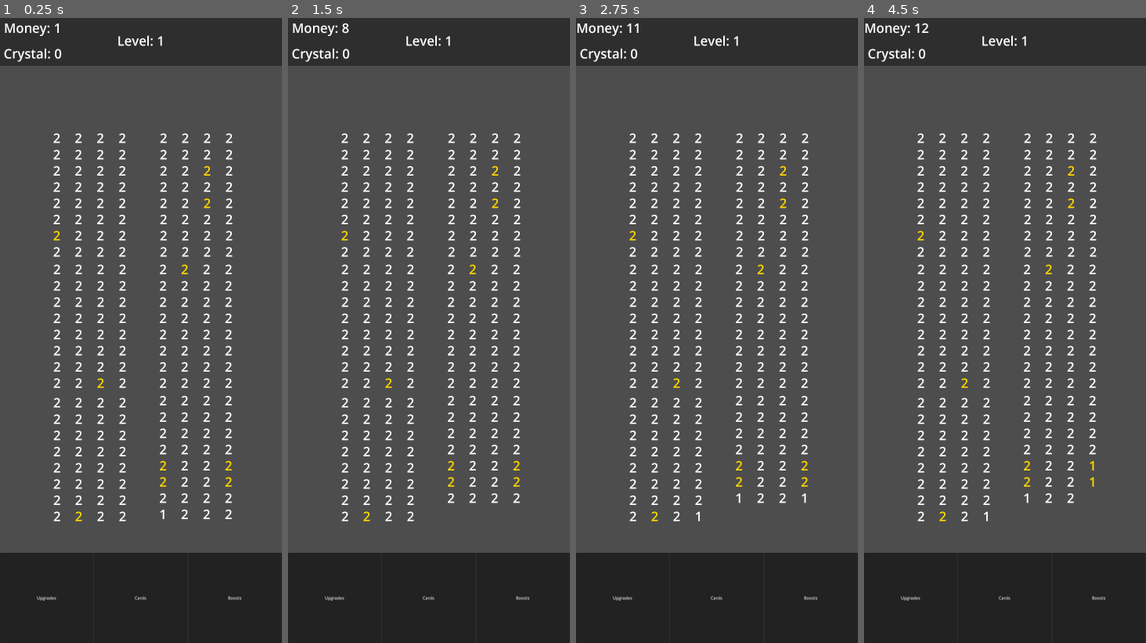
Above: before the commit, frames 1-4 (left to right).
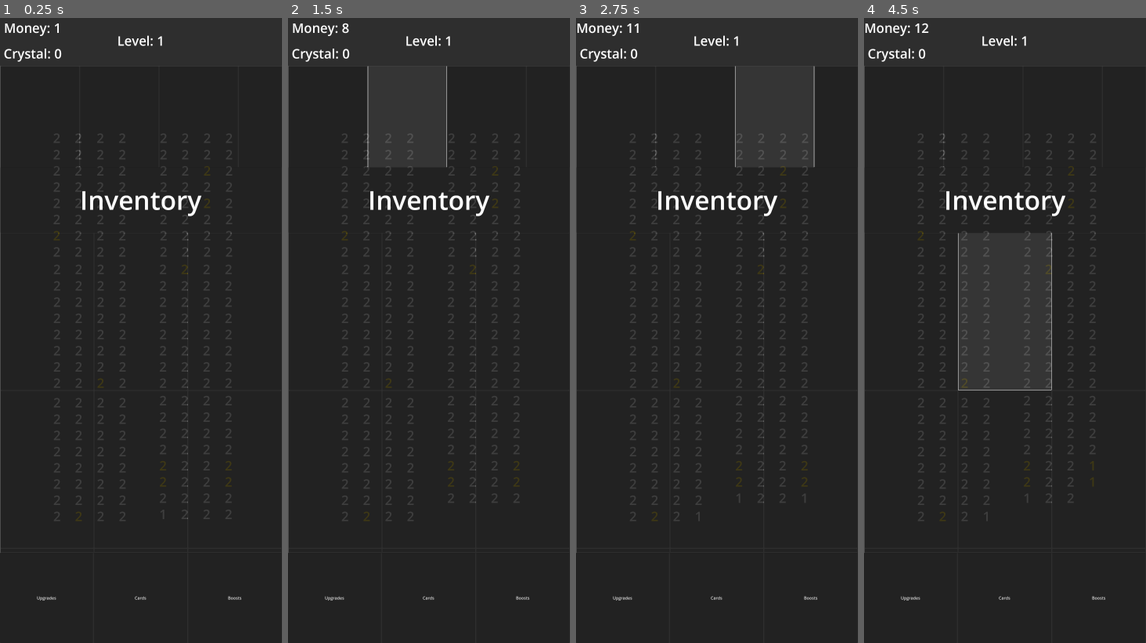
Above: after the commit, the same moments.

Repository: bondhusjude/IdleBrickGame
Game: Godot game, scene res://Scenes/main.tscn
Same seed, same stepped clock (60 frames per second), same inputs: the game is played once before the commit and once after it. The engine's default icon, where the game draws it, is replaced by a stand-in: a white triangle on a blue panel in a dark square.
Inputs (mouse positions are in pixels of both pictures, inside the frame that each line leads up to):
- Up to frame 1 (0.25 s): no input
- Up to frame 2 (1.5 s): click (327, 118) at 0.52 s; click (406, 118) at 1.27 s
- Up to frame 3 (2.75 s): click (773, 118) at 2.02 s
- Up to frame 4 (4.5 s): click (1143, 118) at 2.77 s; click (911, 311) at 3.52 s; click (1005, 311) at 4.27 s

The runs differ from the first frame. In frame 1, 78% of the frame differs, in the area x 0-100%, y 7-86%; in frame 2, 73%; in frame 3, 73%; in frame 4, 70%.

Commit message:
Finished Boosts and they work properly now, started work on cards so they can work

Diff:
--- a/Ball/ball_base.gd
+++ b/Ball/ball_base.gd
@@ -6,6 +6,18 @@
 @export var ballTexture: Texture2D
 @export var doubleDamage: bool
 @export var doubleSpeed: bool
+
+func setDoubleDamage(i: bool):
+	doubleDamage = i
+
+func getDoubleDamage() -> bool:
+	return doubleDamage
+
+func setDoubleSpeed(i: bool):
+	doubleSpeed = i
+
+func getDoubleSpeed() -> bool:
+	return doubleSpeed
 
 func setDamage(i: int):
 	damage = i
--- a/Scenes/main.tscn
+++ b/Scenes/main.tscn
@@ -9,6 +9,7 @@
 [ext_resource type="Resource" uid="uid://c5ktt6m1yrjxt" path="res://GameManager/MainMan/GameManager.tres" id="4_f61w4"]
 [ext_resource type="Script" path="res://UI/upgrades.gd" id="4_q33mv"]
 [ext_resource type="Resource" uid="uid://h8d7m1c7ycpr" path="res://Ball/BasicBall/basicBall.tres" id="5_6yf3o"]
+[ext_resource type="Script" path="res://UI/cards.gd" id="8_8icbw"]
 [ext_resource type="Script" path="res://UI/boosts.gd" id="8_dvf2u"]
 
 [sub_resource type="LabelSettings" id="LabelSettings_tfvwg"]
@@ -191,7 +192,6 @@
 text = "DoubleCash"
 
 [node name="ExtraMenu" type="Control" parent="FullScreen"]
-visible = false
 layout_mode = 1
 anchor_top = 0.5
 anchor_right = 1.0
@@ -579,7 +579,6 @@
 vertical_alignment = 1
 
 [node name="Cards" type="Panel" parent="FullScreen/ExtraMenu"]
-visible = false
 layout_mode = 2
 anchor_top = -1.174
 anchor_right = 1.003
@@ -589,6 +588,7 @@
 offset_right = -0.237061
 size_flags_horizontal = 3
 size_flags_vertical = 3
+script = ExtResource("8_8icbw")
 
 [node name="ActiveCards" type="ScrollContainer" parent="FullScreen/ExtraMenu/Cards"]
 layout_mode = 1
@@ -605,13 +605,13 @@
 size_flags_horizontal = 3
 size_flags_vertical = 3
 
-[node name="Button" type="Button" parent="FullScreen/ExtraMenu/Cards/ActiveCards/HBoxContainer"]
+[node name="ActiveButton" type="Button" parent="FullScreen/ExtraMenu/Cards/ActiveCards/HBoxContainer"]
 custom_minimum_size = Vector2(300, 0)
 layout_mode = 2
 size_flags_vertical = 3
 mouse_filter = 1
 
-[node name="TextureRect" type="TextureRect" parent="FullScreen/ExtraMenu/Cards/ActiveCards/HBoxContainer/Button"]
+[node name="TextureRect" type="TextureRect" parent="FullScreen/ExtraMenu/Cards/ActiveCards/HBoxContainer/ActiveButton"]
 layout_mode = 1
 anchors_preset = 15
 anchor_right = 1.0
@@ -619,13 +619,13 @@
 grow_horizontal = 2
 grow_vertical = 2
 
-[node name="Button2" type="Button" parent="FullScreen/ExtraMenu/Cards/ActiveCards/HBoxContainer"]
+[node name="ActiveButton2" type="Button" parent="FullScreen/ExtraMenu/Cards/ActiveCards/HBoxContainer"]
 custom_minimum_size = Vector2(300, 0)
 layout_mode = 2
 size_flags_vertical = 3
 mouse_filter = 1
 
-[node name="TextureRect" type="TextureRect" parent="FullScreen/ExtraMenu/Cards/ActiveCards/HBoxContainer/Button2"]
+[node name="TextureRect" type="TextureRect" parent="FullScreen/ExtraMenu/Cards/ActiveCards/HBoxContainer/ActiveButton2"]
 layout_mode = 1
 anchors_preset = 15
 anchor_right = 1.0
@@ -633,13 +633,13 @@
 grow_horizontal = 2
 grow_vertical = 2
 
-[node name="Button3" type="Button" parent="FullScreen/ExtraMenu/Cards/ActiveCards/HBoxContainer"]
+[node name="ActiveButton3" type="Button" parent="FullScreen/ExtraMenu/Cards/ActiveCards/HBoxContainer"]
 custom_minimum_size = Vector2(300, 0)
 layout_mode = 2
 size_flags_vertical = 3
 mouse_filter = 1
 
-[node name="TextureRect" type="TextureRect" parent="FullScreen/ExtraMenu/Cards/ActiveCards/HBoxContainer/Button3"]
+[node name="TextureRect" type="TextureRect" parent="FullScreen/ExtraMenu/Cards/ActiveCards/HBoxContainer/ActiveButton3"]
 layout_mode = 1
 anchors_preset = 15
 anchor_right = 1.0
@@ -647,13 +647,13 @@
 grow_horizontal = 2
 grow_vertical = 2
 
-[node name="Button4" type="Button" parent="FullScreen/ExtraMenu/Cards/ActiveCards/HBoxContainer"]
+[node name="ActiveButton4" type="Button" parent="FullScreen/ExtraMenu/Cards/ActiveCards/HBoxContainer"]
 custom_minimum_size = Vector2(300, 0)
 layout_mode = 2
 size_flags_vertical = 3
 mouse_filter = 1
 
-[node name="TextureRect" type="TextureRect" parent="FullScreen/ExtraMenu/Cards/ActiveCards/HBoxContainer/Button4"]
+[node name="TextureRect" type="TextureRect" parent="FullScreen/ExtraMenu/Cards/ActiveCards/HBoxContainer/ActiveButton4"]
 layout_mode = 1
 anchors_preset = 15
 anchor_right = 1.0
@@ -661,13 +661,13 @@
 grow_horizontal = 2
 grow_vertical = 2
 
-[node name="Button5" type="Button" parent="FullScreen/ExtraMenu/Cards/ActiveCards/HBoxContainer"]
+[node name="ActiveButton5" type="Button" parent="FullScreen/ExtraMenu/Cards/ActiveCards/HBoxContainer"]
 custom_minimum_size = Vector2(300, 0)
 layout_mode = 2
 size_flags_vertical = 3
 mouse_filter = 1
 
-[node name="TextureRect" type="TextureRect" parent="FullScreen/ExtraMenu/Cards/ActiveCards/HBoxContainer/Button5"]
+[node name="TextureRect" type="TextureRect" parent="FullScreen/ExtraMenu/Cards/ActiveCards/HBoxContainer/ActiveButton5"]
 layout_mode = 1
 anchors_preset = 15
 anchor_right = 1.0
@@ -675,13 +675,13 @@
 grow_horizontal = 2
 grow_vertical = 2
 
-[node name="Button6" type="Button" parent="FullScreen/ExtraMenu/Cards/ActiveCards/HBoxContainer"]
+[node name="ActiveButton6" type="Button" parent="FullScreen/ExtraMenu/Cards/ActiveCards/HBoxContainer"]
 custom_minimum_size = Vector2(300, 0)
 layout_mode = 2
 size_flags_vertical = 3
 mouse_filter = 1
 
-[node name="TextureRect" type="TextureRect" parent="FullScreen/ExtraMenu/Cards/ActiveCards/HBoxContainer/Button6"]
+[node name="TextureRect" type="TextureRect" parent="FullScreen/ExtraMenu/Cards/ActiveCards/HBoxContainer/ActiveButton6"]
 layout_mode = 1
 anchors_preset = 15
 anchor_right = 1.0
@@ -734,17 +734,17 @@
 layout_mode = 2
 size_flags_vertical = 3
 
-[node name="Button" type="Button" parent="FullScreen/ExtraMenu/Cards/CardsAvailable/VBoxContainer/HBoxContainer"]
-layout_mode = 2
-size_flags_horizontal = 3
-mouse_filter = 1
-
-[node name="Button2" type="Button" parent="FullScreen/ExtraMenu/Cards/CardsAvailable/VBoxContainer/HBoxContainer"]
-layout_mode = 2
-size_flags_horizontal = 3
-mouse_filter = 1
-
-[node name="Button3" type="Button" parent="FullScreen/ExtraMenu/Cards/CardsAvailable/VBoxContainer/HBoxContainer"]
+[node name="BallSpeed" type="Button" parent="FullScreen/ExtraMenu/Cards/CardsAvailable/VBoxContainer/HBoxContainer"]
+layout_mode = 2
+size_flags_horizontal = 3
+mouse_filter = 1
+
+[node name="BallPower" type="Button" parent="FullScreen/ExtraMenu/Cards/CardsAvailable/VBoxContainer/HBoxContainer"]
+layout_mode = 2
+size_flags_horizontal = 3
+mouse_filter = 1
+
+[node name="BrickCash" type="Button" parent="FullScreen/ExtraMenu/Cards/CardsAvailable/VBoxContainer/HBoxContainer"]
 layout_mode = 2
 size_flags_horizontal = 3
 mouse_filter = 1
@@ -754,17 +754,17 @@
 layout_mode = 2
 size_flags_vertical = 3
 
-[node name="Button" type="Button" parent="FullScreen/ExtraMenu/Cards/CardsAvailable/VBoxContainer/HBoxContainer2"]
-layout_mode = 2
-size_flags_horizontal = 3
-mouse_filter = 1
-
-[node name="Button2" type="Button" parent="FullScreen/ExtraMenu/Cards/CardsAvailable/VBoxContainer/HBoxContainer2"]
-layout_mode = 2
-size_flags_horizontal = 3
-mouse_filter = 1
-
-[node name="Button3" type="Button" parent="FullScreen/ExtraMenu/Cards/CardsAvailable/VBoxContainer/HBoxContainer2"]
+[node name="StageBonus" type="Button" parent="FullScreen/ExtraMenu/Cards/CardsAvailable/VBoxContainer/HBoxContainer2"]
+layout_mode = 2
+size_flags_horizontal = 3
+mouse_filter = 1
+
+[node name="MaxBalls" type="Button" parent="FullScreen/ExtraMenu/Cards/CardsAvailable/VBoxContainer/HBoxContainer2"]
+layout_mode = 2
+size_flags_horizontal = 3
+mouse_filter = 1
+
+[node name="StageSkip" type="Button" parent="FullScreen/ExtraMenu/Cards/CardsAvailable/VBoxContainer/HBoxContainer2"]
 layout_mode = 2
 size_flags_horizontal = 3
 mouse_filter = 1
@@ -774,17 +774,17 @@
 layout_mode = 2
 size_flags_vertical = 3
 
-[node name="Button" type="Button" parent="FullScreen/ExtraMenu/Cards/CardsAvailable/VBoxContainer/HBoxContainer3"]
-layout_mode = 2
-size_flags_horizontal = 3
-mouse_filter = 1
-
-[node name="Button2" type="Button" parent="FullScreen/ExtraMenu/Cards/CardsAvailable/VBoxContainer/HBoxContainer3"]
-layout_mode = 2
-size_flags_horizontal = 3
-mouse_filter = 1
-
-[node name="Button3" type="Button" parent="FullScreen/ExtraMenu/Cards/CardsAvailable/VBoxContainer/HBoxContainer3"]
+[node name="GoldBrickChance" type="Button" parent="FullScreen/ExtraMenu/Cards/CardsAvailable/VBoxContainer/HBoxContainer3"]
+layout_mode = 2
+size_flags_horizontal = 3
+mouse_filter = 1
+
+[node name="GoldBrickBonus" type="Button" parent="FullScreen/ExtraMenu/Cards/CardsAvailable/VBoxContainer/HBoxContainer3"]
+layout_mode = 2
+size_flags_horizontal = 3
+mouse_filter = 1
+
+[node name="Laser" type="Button" parent="FullScreen/ExtraMenu/Cards/CardsAvailable/VBoxContainer/HBoxContainer3"]
 layout_mode = 2
 size_flags_horizontal = 3
 mouse_filter = 1
@@ -866,6 +866,15 @@
 [connection signal="pressed" from="FullScreen/ExtraMenu/Upgrades/Upgrades/VBoxContainer/BasicBall/plusBall" to="FullScreen/ExtraMenu/Upgrades/Upgrades/VBoxContainer/BasicBall" method="_on_plus_ball_pressed"]
 [connection signal="pressed" from="FullScreen/ExtraMenu/Upgrades/Upgrades/VBoxContainer/BasicBall/Power" to="FullScreen/ExtraMenu/Upgrades/Upgrades/VBoxContainer/BasicBall" method="_on_power_pressed"]
 [connection signal="pressed" from="FullScreen/ExtraMenu/Upgrades/Upgrades/VBoxContainer/BasicBall/Speed" to="FullScreen/ExtraMenu/Upgrades/Upgrades/VBoxContainer/BasicBall" method="_on_speed_pressed"]
+[connection signal="pressed" from="FullScreen/ExtraMenu/Cards/CardsAvailable/VBoxContainer/HBoxContainer/BallSpeed" to="FullScreen/ExtraMenu/Cards" method="_on_ball_speed_pressed"]
+[connection signal="pressed" from="FullScreen/ExtraMenu/Cards/CardsAvailable/VBoxContainer/HBoxContainer/BallPower" to="FullScreen/ExtraMenu/Cards" method="_on_ball_power_pressed"]
+[connection signal="pressed" from="FullScreen/ExtraMenu/Cards/CardsAvailable/VBoxContainer/HBoxContainer/BrickCash" to="FullScreen/ExtraMenu/Cards" method="_on_brick_cash_pressed"]
+[connection signal="pressed" from="FullScreen/ExtraMenu/Cards/CardsAvailable/VBoxContainer/HBoxContainer2/StageBonus" to="FullScreen/ExtraMenu/Cards" method="_on_stage_bonus_pressed"]
+[connection signal="pressed" from="FullScreen/ExtraMenu/Cards/CardsAvailable/VBoxContainer/HBoxContainer2/MaxBalls" to="FullScreen/ExtraMenu/Cards" method="_on_max_balls_pressed"]
+[connection signal="pressed" from="FullScreen/ExtraMenu/Cards/CardsAvailable/VBoxContainer/HBoxContainer2/StageSkip" to="FullScreen/ExtraMenu/Cards" method="_on_stage_skip_pressed"]
+[connection signal="pressed" from="FullScreen/ExtraMenu/Cards/CardsAvailable/VBoxContainer/HBoxContainer3/GoldBrickChance" to="FullScreen/ExtraMenu/Cards" method="_on_gold_brick_chance_pressed"]
+[connection signal="pressed" from="FullScreen/ExtraMenu/Cards/CardsAvailable/VBoxContainer/HBoxContainer3/GoldBrickBonus" to="FullScreen/ExtraMenu/Cards" method="_on_gold_brick_bonus_pressed"]
+[connection signal="pressed" from="FullScreen/ExtraMenu/Cards/CardsAvailable/VBoxContainer/HBoxContainer3/Laser" to="FullScreen/ExtraMenu/Cards" method="_on_laser_pressed"]
 [connection signal="pressed" from="FullScreen/ExtraMenu/Boosts/VBoxContainer/HBoxContainer/DoubleDamage" to="FullScreen/ExtraMenu/Boosts" method="_on_double_damage_pressed"]
 [connection signal="pressed" from="FullScreen/ExtraMenu/Boosts/VBoxContainer/HBoxContainer/DoubleSpeed" to="FullScreen/ExtraMenu/Boosts" method="_on_double_speed_pressed"]
 [connection signal="pressed" from="FullScreen/ExtraMenu/Boosts/VBoxContainer/HBoxContainer2/DoubleCash" to="FullScreen/ExtraMenu/Boosts" method="_on_double_cash_pressed"]
--- a/UI/boosts.gd
+++ b/UI/boosts.gd
@@ -9,23 +9,32 @@
 		return true
 	return false
 
+## TODO set values to be real price in files
+
 func _on_double_damage_pressed() -> void:
 	if canPay(1):
 		GameManClass.removeCrystal(1)
-		ball_base.doubleDamage == true
-		await get_tree().create_timer(30).timeout
-		ball_base.doubleDamage == false
+		ball_base.setDoubleDamage(true)
+		var timer = get_tree().create_timer(30)
+		timer.timeout.connect(_on_dd_timer_timeout)
+
 	else:
 		print("Cannot Pay for Item")
+
+func _on_dd_timer_timeout() -> void:
+	ball_base.setDoubleDamage(false)
 
 func _on_double_speed_pressed() -> void:
 	if canPay(1):
 		GameManClass.removeCrystal(1)
-		ball_base.doubleSpeed == true
-		await get_tree().create_timer(30).timeout
-		ball_base.doubleSpeed == false
+		ball_base.setDoubleSpeed(true)
+		var timer = get_tree().create_timer(30)
+		timer.timeout.connect(_on_ds_timer_timeout)
 	else:
 		print("Cannot Pay for Item")
+
+func _on_ds_timer_timeout() -> void:
+	ball_base.setDoubleSpeed(false)
 
 func _on_double_cash_pressed() -> void:
 	if canPay(1):
--- /dev/null
+++ b/UI/cards.gd
@@ -0,0 +1,45 @@
+extends Panel
+
+
+# Called when the node enters the scene tree for the first time.
+func _ready() -> void:
+	pass # Replace with function body.
+
+# Called every frame. 'delta' is the elapsed time since the previous frame.
+func _process(delta: float) -> void:
+	pass
+
+func _on_ball_speed_pressed() -> void:
+	pass # Replace with function body.
+
+
+func _on_ball_power_pressed() -> void:
+	pass # Replace with function body.
+
+
+func _on_brick_cash_pressed() -> void:
+	pass # Replace with function body.
+
+
+func _on_stage_bonus_pressed() -> void:
+	pass # Replace with function body.
+
+
+func _on_max_balls_pressed() -> void:
+	pass # Replace with function body.
+
+
+func _on_stage_skip_pressed() -> void:
+	pass # Replace with function body.
+
+
+func _on_gold_brick_chance_pressed() -> void:
+	pass # Replace with function body.
+
+
+func _on_gold_brick_bonus_pressed() -> void:
+	pass # Replace with function body.
+
+
+func _on_laser_pressed() -> void:
+	pass # Replace with function body.
Not shown: 1 places in Scenes/main.tscn that only renumber resources
